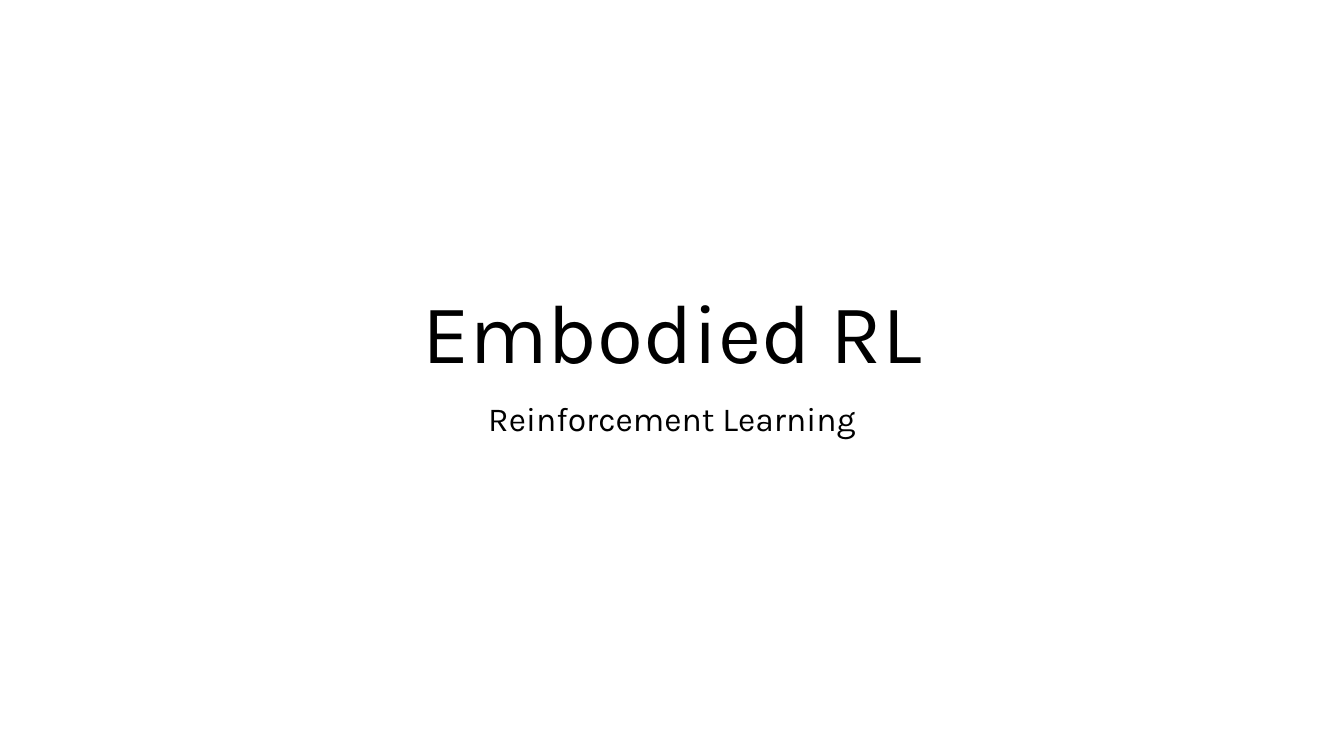
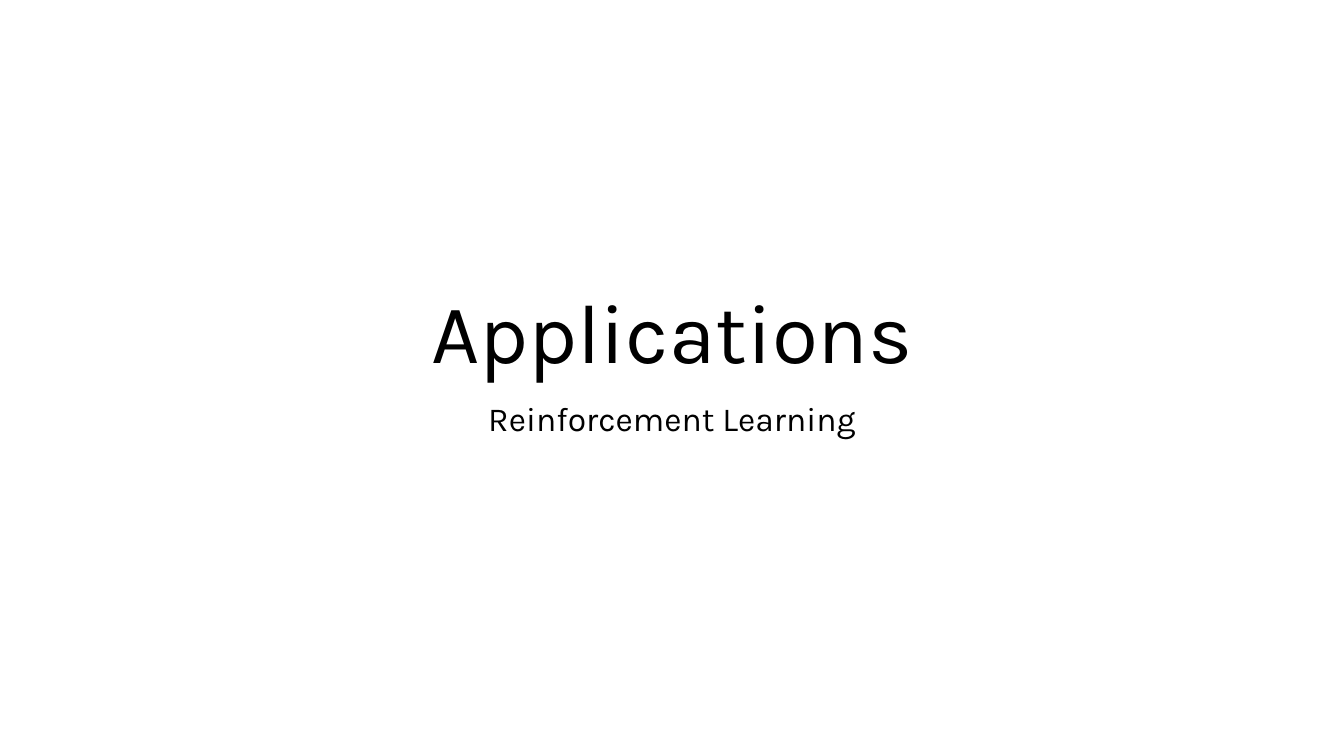
Before and after one commit to FelixWick/reinforcement_learning, a slide deck: slide 1 of slides/4_applications.pptx. Drawn at 1344x756 pixels with LibreOffice and Linux fonts; fonts in the diff are those of the drawing. Boxes give left, top, right and bottom in pixels: in the first picture for what was removed or moved away, otherwise in the second. Text is boxed around its words. In the diff, an @@ line names an element or a change of style, - is before the commit and + after.

```diff
--- a/slides/4_applications.pptx
+++ b/slides/4_applications.pptx
@@ title at (431, 305, 913, 383): text changed @@
-Embodied RL
+Applications
```
Also in this commit, not shown: 1 other slide changed, 7 slides added, 1 slide removed, 1 other file.
